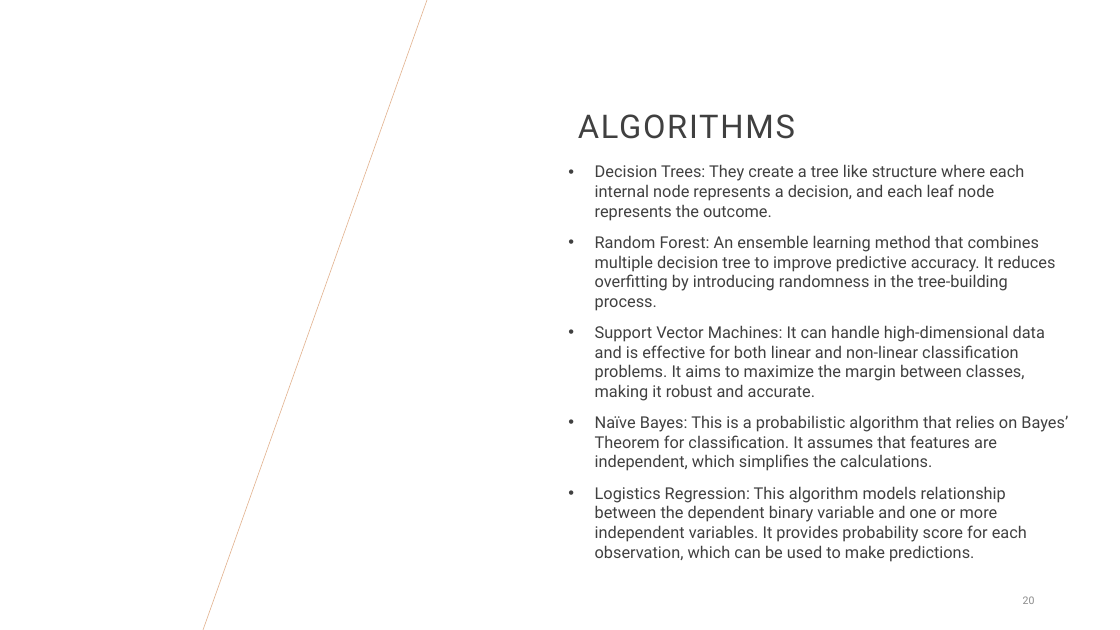
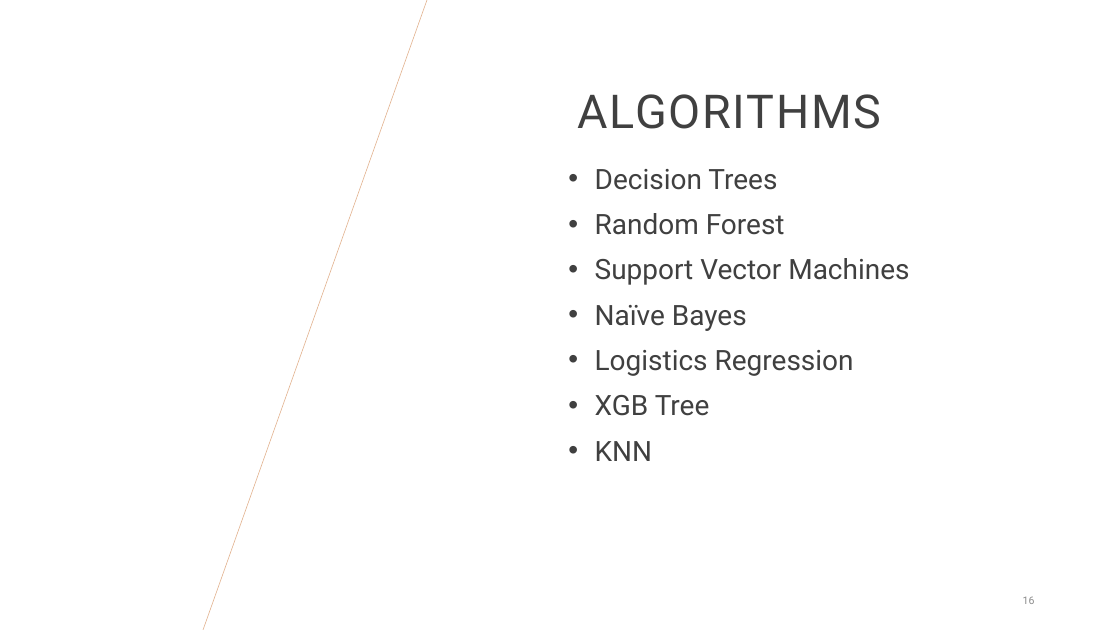
Before and after one commit to Hetansh-patel/Income-Prediction-With-R, a slide deck: slide 16 of R Project.pptx (slide 20 before the commit). Drawn at 1120x630 pixels with LibreOffice and Linux fonts; fonts in the diff are those of the drawing; background and template pictures are left out. Boxes give left, top, right and bottom in pixels: in the first picture for what was removed or moved away, otherwise in the second. Text is boxed around its words. In the diff, an @@ line names an element or a change of style, - is before the commit and + after.

```diff
--- a/R Project.pptx
+++ b/R Project.pptx
@@ title "ALGORITHMS": place and size @@
-title "ALGORITHMS" at <box>578,114,795,139</box>
+title "ALGORITHMS" at <box>578,94,881,129</box>
@@ title "ALGORITHMS" at <box>578,94,881,129</box>: size 28 to 40 pt @@
@@ text at <box>595,169,909,461</box>: text changed; size 14 to 24 pt @@
-• Decision Trees: They create a tree like structure where each internal node represents a decision, and each leaf node represents the outcome.
-• Random Forest: An ensemble learning method that combines multiple decision tree to improve predictive accuracy. It reduces overfitting by introducing randomness in the tree-building process.
-• Support Vector Machines: It can handle high-dimensional data and is effective for both linear and non-linear classification problems. It aims to maximize the margin between classes, making it robust and accurate.
-• Naïve Bayes: This is a probabilistic algorithm that relies on Bayes’ Theorem for classification. It assumes that features are independent, which simplifies the calculations.
-• Logistics Regression: This algorithm models relationship between the dependent binary variable and one or more independent variables. It provides probability score for each observation, which can be used to make predictions.
+• Decision Trees
+• Random Forest
+• Support Vector Machines
+• Naïve Bayes
+• Logistics Regression
+• XGB Tree
+• KNN
@@ page number at <box>1023,596,1035,604</box>: text changed @@
-20
+16
```
Also in this commit, not shown: 8 other slides changed, 11 slides added, 13 slides removed.
